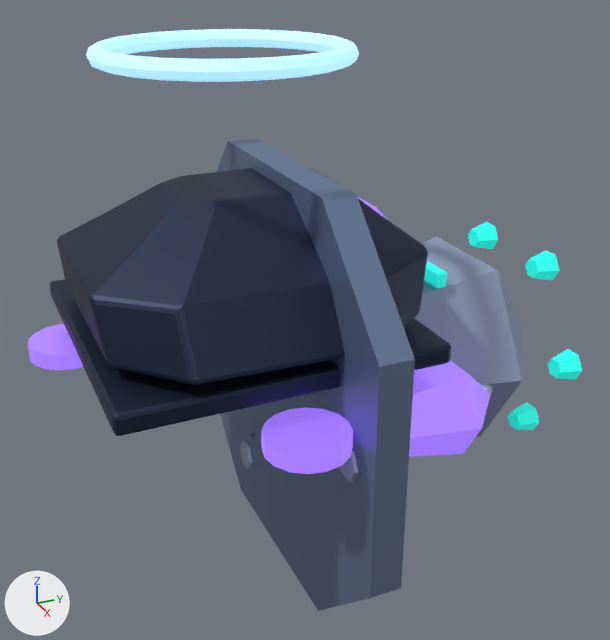
Two versions of the Blender file assets/models/source/buildings/factions/lumen_core.blend, one commit apart.
Before and after are seen from a 50 mm lens placed at (4.35, -1.5, 2.51), pointed at (-0.01, 0.46, 0.33). The axes (+X, +Y, +Z) are drawn at lower left. The lights are the same throughout. The picture after the commit comes second.

In view in the first picture: 'Ceramic magnetic spar', 'Command keystone', 'Command lattice · faceted levitation vault', 'Faceted gravitic foot', 'Faceted gravitic foot.002', 'Floating central armor slab', 'Flux suspension pad', 'Flux suspension pad.002', 'Geometric levitation plinth', 'Orbiting command shard 0', 'Prismatic scan ring', 'Triangular levitation strut.002' and 6 more.
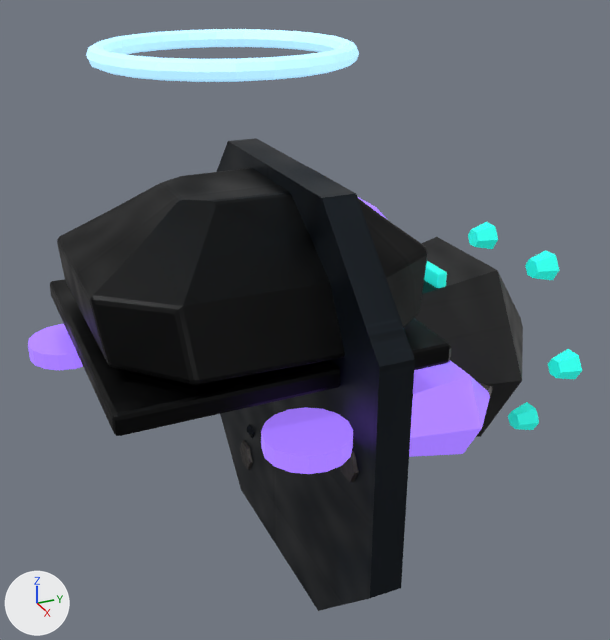
Changed parts and their boxes [x1, y1, x2, y2] in the pictures (610 x 640 px):
'Command lattice · faceted levitation vault', surface changed (dark blue to black)
    both: [57, 166, 428, 385]
'Geometric levitation plinth', surface changed (blue to black)
    both: [217, 138, 415, 611]
'Floating central armor slab', surface changed (darker)
    both: [50, 279, 451, 436]
'Command keystone', surface changed (greyish blue to black)
    both: [415, 237, 523, 437]
'Faceted gravitic foot', surface changed (greyish blue to black)
    both: [340, 450, 359, 482]
'Faceted gravitic foot.002', surface changed (greyish blue to black)
    both: [240, 440, 253, 470]
'Ceramic magnetic spar', surface changed
    both: [478, 382, 492, 396]
'Triangular levitation strut.002', surface changed
    both: [246, 424, 254, 439]

Patch to the scene script:
```diff
--- a/assets/models/source/buildings/factions/lumen_core.blend.py
+++ b/assets/models/source/buildings/factions/lumen_core.blend.py
@@ mat_lumen___steel @@
 mat_lumen___steel = bpy.data.materials.new('Lumen / steel')
-# nodes: BsdfPrincipled, OutputMaterial
-# colours: blue #7c8eaf
+# nodes: BsdfPrincipled, NormalMap, OutputMaterial, TexImage x3
+# uses the picture img_factions_lumen_steel_steel_albedo_png
+# uses the picture img_steel_normal_png
+# uses the picture img_steel_roughness_png
@@ mat_lumen___light @@
 mat_lumen___light = bpy.data.materials.new('Lumen / light')
-# nodes: BsdfPrincipled, OutputMaterial
-# colours: greyish blue #a6adc8
+# nodes: BsdfPrincipled, NormalMap, OutputMaterial, TexImage x3
+# uses the picture img_ceramic_normal_png
+# uses the picture img_ceramic_roughness_png
+# uses the picture img_factions_lumen_armor_light_ceramic_albedo_png
@@ mat_lumen___dark @@
 mat_lumen___dark = bpy.data.materials.new('Lumen / dark')
-# nodes: BsdfPrincipled, OutputMaterial
-# colours: dark blue #2c354d
+# nodes: BsdfPrincipled, NormalMap, OutputMaterial, TexImage x3
+# uses the picture img_factions_lumen_dark_graphite_albedo_png
+# uses the picture img_graphite_normal_png
+# uses the picture img_graphite_roughness_png
@@ mat_lumen___ceramic @@
 mat_lumen___ceramic = bpy.data.materials.new('Lumen / ceramic')
-# nodes: BsdfPrincipled, OutputMaterial
-# colours: greyish blue #95a2bf
+# nodes: BsdfPrincipled, NormalMap, OutputMaterial, TexImage x3
+# uses the picture img_ceramic_normal_png
+# uses the picture img_ceramic_roughness_png
+# uses the picture img_factions_lumen_armor_ceramic_albedo_png
```
